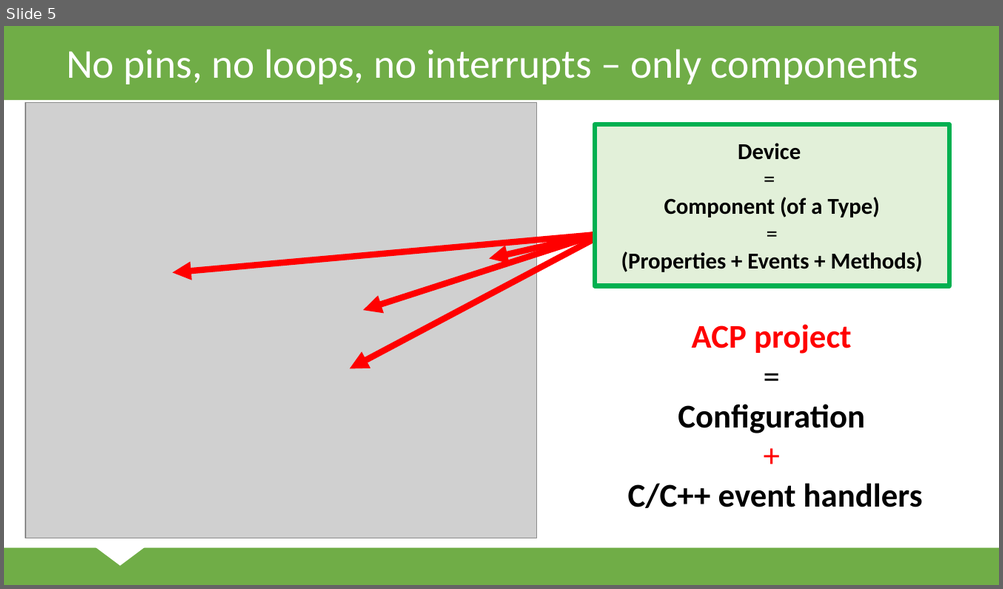
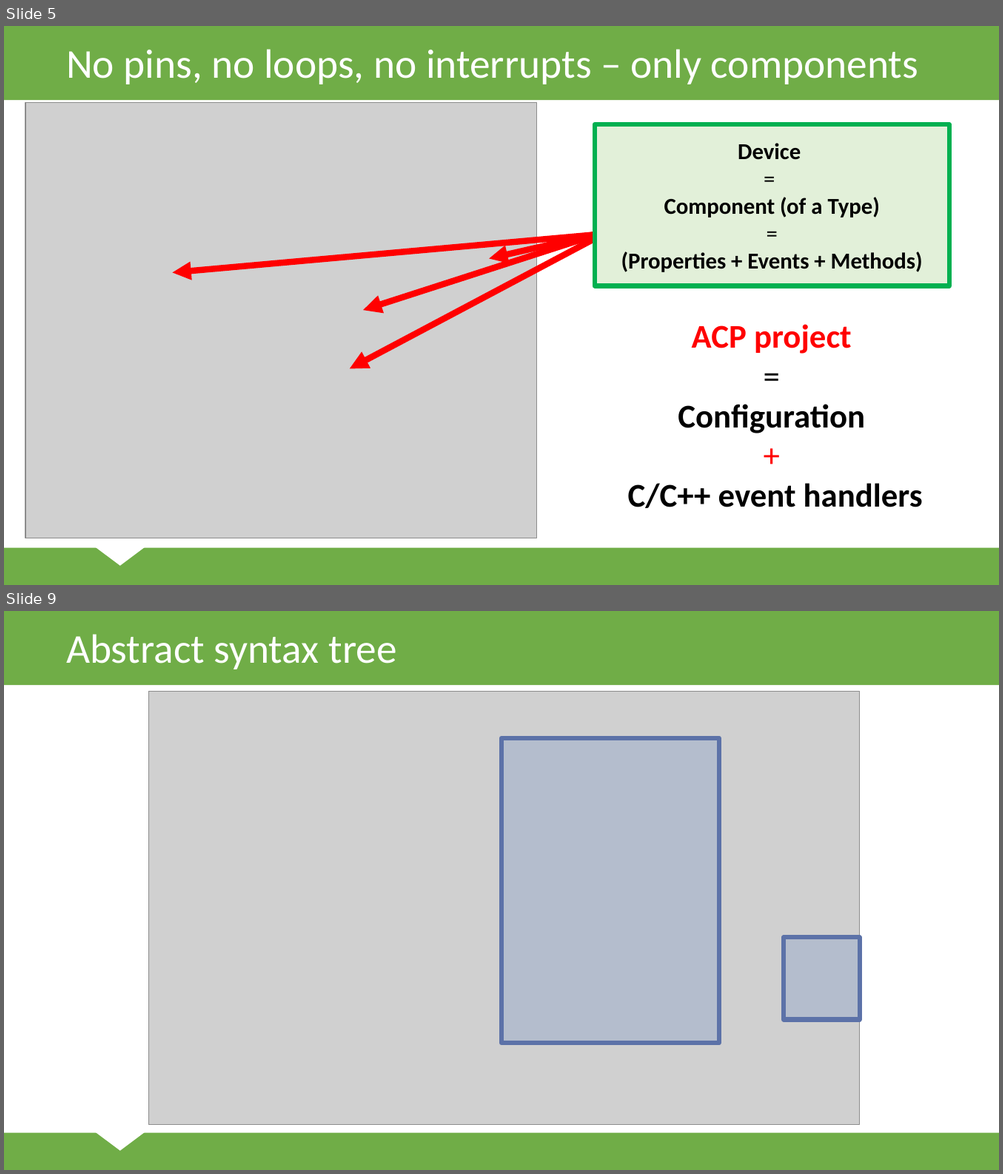
Before and after one commit to ppatrik/DiplomovaPraca, a slide deck: svk/Prezentacia.pptx. Shown one above the other, each under a label of ours: slide 5 before the commit, slides 5 and 9 after it; the slides between them are not shown. The pictures are 1003x589 and 1003x1174 pixels, drawn with LibreOffice and Linux fonts; fonts in the diff are those of the drawing; grey boxes stand for pictures. Boxes give left, top, right and bottom in pixels: in the first picture for what was removed or moved away, otherwise in the second. Text is boxed around its words. In the diff, an @@ line names an element or a change of style, - is before the commit and + after.

```diff
--- a/svk/Prezentacia.pptx
+++ b/svk/Prezentacia.pptx
@@ slide 9 added at (x1=4, y1=611, x2=999, y2=1170), background #FFFFFF; not listed: 3 template elements that a slide beside it also shows @@
@@ title added at (x1=66, y1=634, x2=396, y2=669), 39.6 pt, text #FFFFFF @@
+Abstract syntax tree
@@ picture added at (x1=149, y1=691, x2=859, y2=1125) @@
@@ rectangle added at (x1=502, y1=738, x2=719, y2=1043), fill #4472C4 at 20% opacity, outline #5D72A9 4.33 pt @@
@@ rectangle added at (x1=784, y1=938, x2=859, y2=1020), fill #4472C4 at 20% opacity, outline #5D72A9 4.33 pt @@
```
Also in this commit, not shown: 5 slides changed, 8 other slides added, 5 other files.
